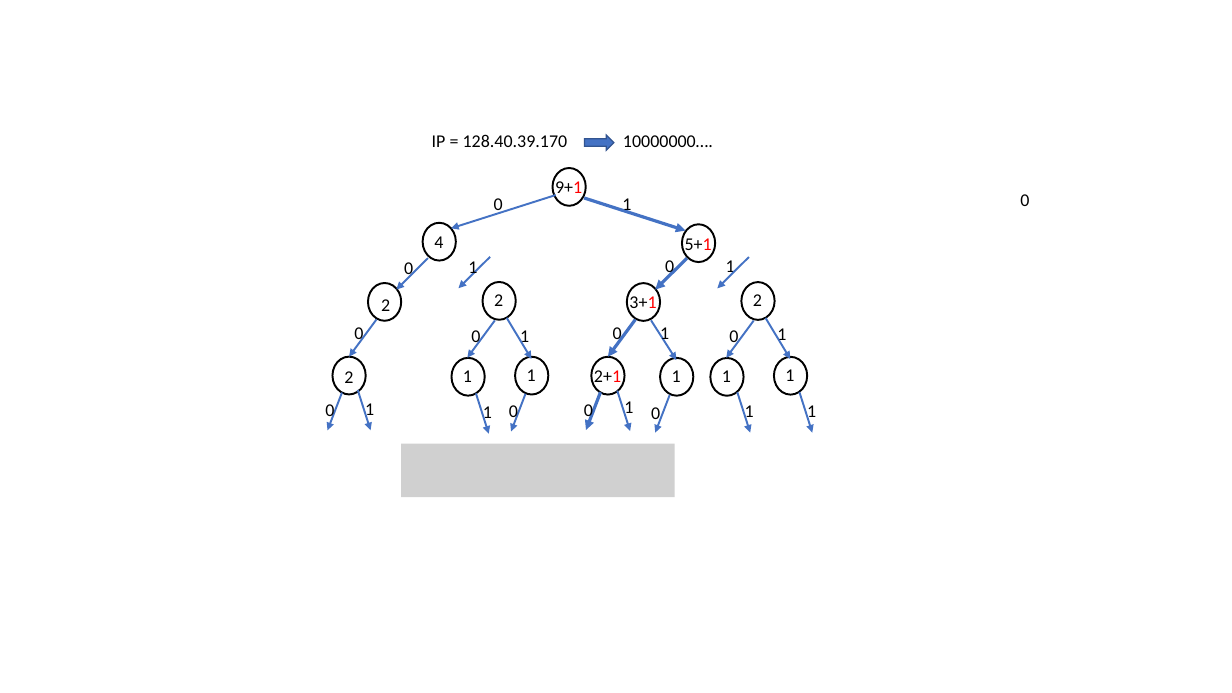
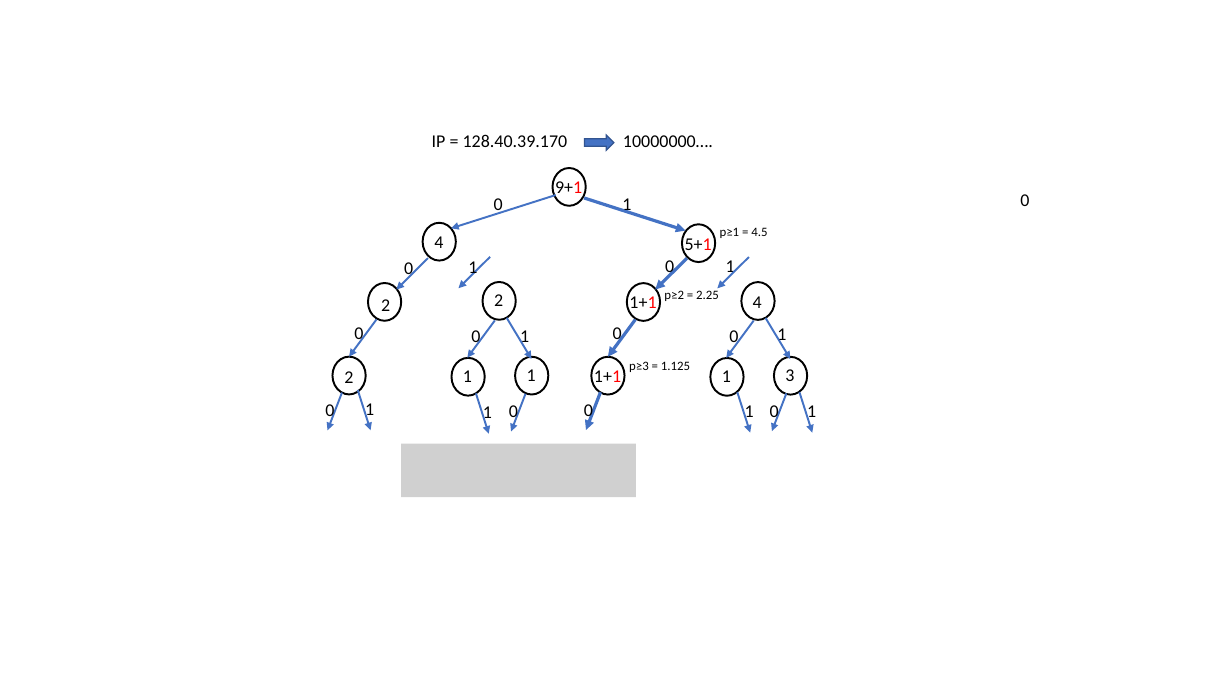
Before and after one commit to sambacha/service-discovery-paper, a slide deck: slide 1 of img/ip_tree_small_source.pptx. Drawn at 1232x693 pixels with LibreOffice and Linux fonts; fonts in the diff are those of the drawing; grey boxes stand for pictures. Boxes give left, top, right and bottom in pixels: in the first picture for what was removed or moved away, otherwise in the second. Text is boxed around its words. In the diff, an @@ line names an element or a change of style, - is before the commit and + after.

Commit message:
ip tree source

```diff
--- a/img/ip_tree_small_source.pptx
+++ b/img/ip_tree_small_source.pptx
@@ text added at (720,227,767,238), 10 pt, text #000000 @@
+p≥1 = 4.5
@@ text at (629,294,656,314): text changed @@
-3+1
+1+1
@@ text added at (664,290,719,301), 10 pt, text #000000 @@
+p≥2 = 2.25
@@ text at (753,296,762,308): text changed @@
-2
+4
@@ arrow removed from (652, 321) to (677, 360) @@
@@ text removed at (660,327,669,344) @@
-1
@@ ellipse removed at (660,358,693,396) @@
@@ text at (594,370,621,388): text changed @@
-2+1
+1+1
@@ text at (629,361,690,372): text changed; size 14 to 10 pt @@
-1
+p≥3 = 1.125
@@ text at (785,369,794,381): text changed @@
-1
+3
@@ arrow removed from (617, 391) to (630, 431) @@
@@ text removed at (624,401,633,419) @@
-1
@@ text "0": place and size @@
-text "0" at (651,407,660,425)
+text "0" at (770,405,779,422)
@@ arrow moved from (670, 395) - (655, 433) to (787, 394) - (772, 432) @@
@@ picture: place and size @@
-picture at (401,444,675,497)
+picture at (401,444,636,497)
```
